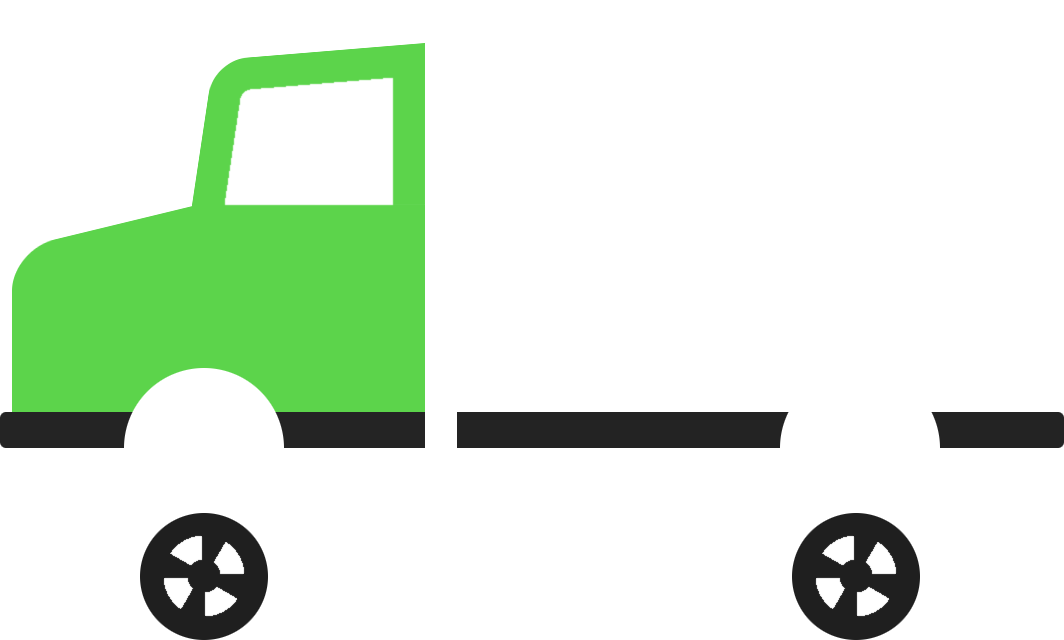
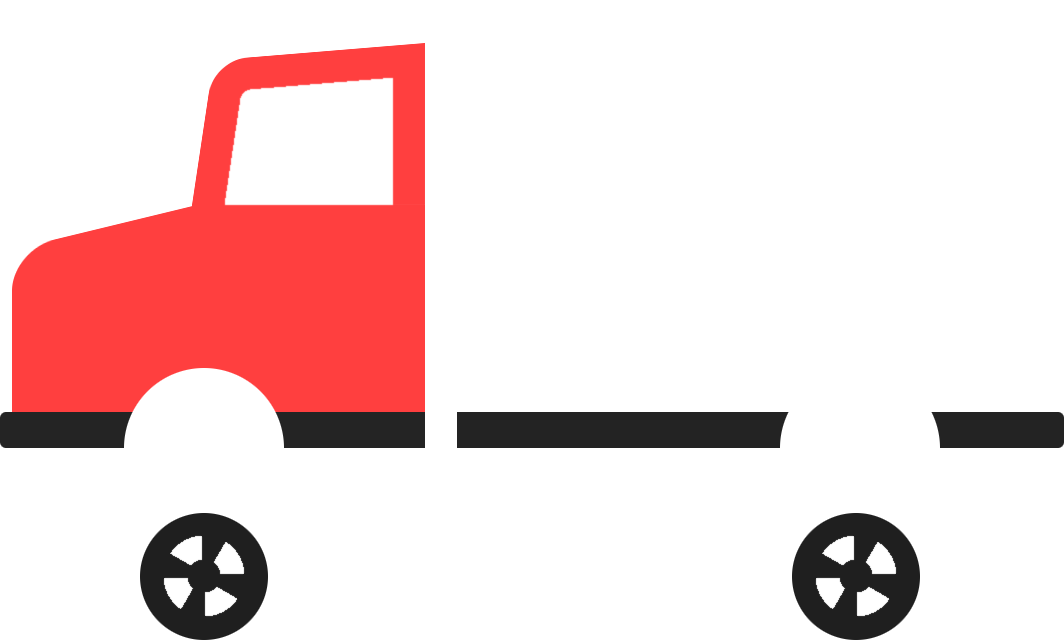
Two versions of the same layered image (1064x640). Layer-by-layer changes:
painted on "Front" over 12, 43, 425, 412
